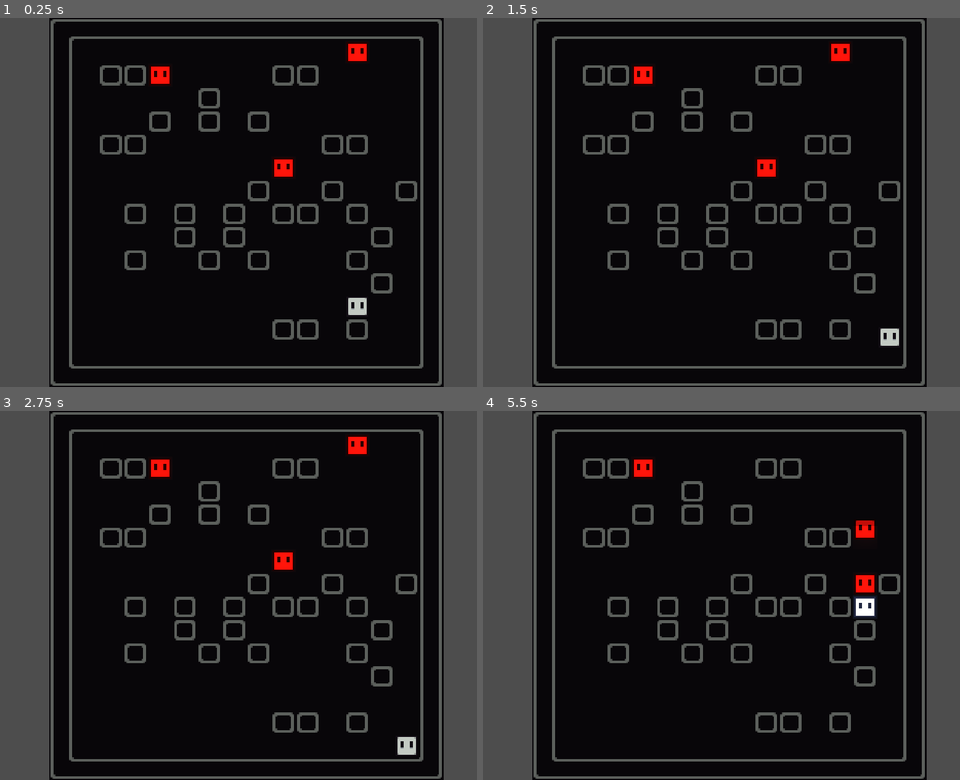
Above: before the commit, frames 1-4 (two rows, left to right).
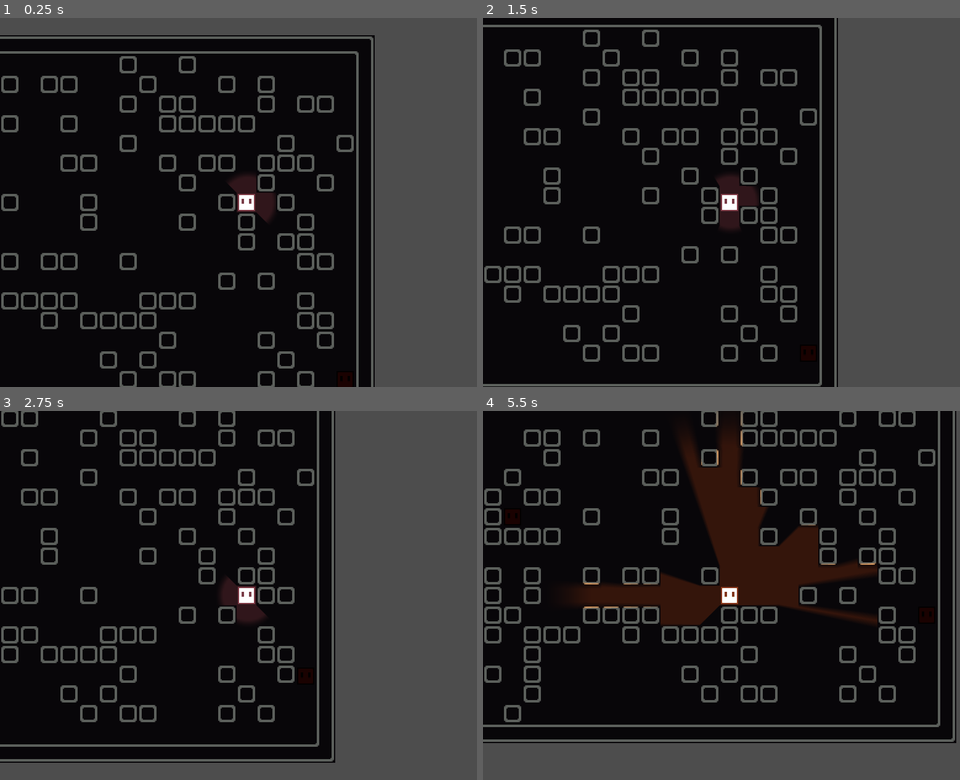
Above: after the commit, the same moments.

Repository: Tyler4Jacobson/JUNE26-GAME-JAM
Game: Godot game, scene res://scenes/game.tscn
The game is run twice, just before and just after one commit, with the same random seed, the same clock (stepped at 60 frames per second) and the same inputs.
Inputs:
- Up to frame 1 (0.25 s): no input
- Up to frame 2 (1.5 s): tap Enter (ui_accept) at 0.5, 1.35 s; hold Right (ui_right) 0.53-1.28 s; hold Enter (ui_accept) 0.53-1.28 s; hold Down (ui_down) from 1.28 s (still down)
- Up to frame 3 (2.75 s): tap Enter (ui_accept) at 1.52, 1.82, 2 s; release Down (ui_down) at 2.03 s; hold Right (ui_right) from 2.03 s (still down); hold Enter (ui_accept) from 2.03 s (still down)
- Up to frame 4 (5.5 s): release Right (ui_right) at 2.78 s; release Enter (ui_accept) at 2.78 s; hold Up (ui_up) 2.78-3.53 s; tap Enter (ui_accept) at 2.85, 3.02, 3.32, 4.35, 4.52, 4.82 s; hold Enter (ui_accept) 3.53-4.28 s; hold Left (ui_left) 3.53-5.03 s; hold Down (ui_down) from 5.03 s (still down); hold Enter (ui_accept) from 5.03 s (still down)

The runs differ from the first frame. In frame 1, 37% of the frame differs, in the area x 0-94%, y 0-100%; in frame 2, 39%; in frame 3, 42%; in frame 4, 42%.

Commit message:
sensing comming into play

Diff:
--- a/scenes/enemy.tscn
+++ b/scenes/enemy.tscn
@@ -30,6 +30,8 @@
 texture = ExtResource("2_4ra3w")
 
 [node name="PointLight2D" type="PointLight2D" parent="Sprite2D" unique_id=2080079418]
+visible = false
+enabled = false
 color = Color(1, 0.35686275, 0.1764706, 1)
 energy = 2.0
 shadow_enabled = true
--- a/scenes/game.tscn
+++ b/scenes/game.tscn
@@ -6,17 +6,15 @@
 [ext_resource type="PackedScene" uid="uid://biumn8qgadcdv" path="res://scenes/enemy.tscn" id="4_lbhrr"]
 [ext_resource type="PackedScene" uid="uid://b3qrmj7ar141u" path="res://scenes/playground.tscn" id="5_iywne"]
 
+[sub_resource type="CanvasItemMaterial" id="CanvasItemMaterial_iywne"]
+blend_mode = 3
+light_mode = 2
+
 [sub_resource type="NavigationPolygon" id="NavigationPolygon_cb5na"]
 vertices = PackedVector2Array(8, 8, -8, 8, -8, -8, 8, -8)
 polygons = Array[PackedInt32Array]([PackedInt32Array(0, 1, 2, 3)])
 outlines = Array[PackedVector2Array]([PackedVector2Array(-8, -8, 8, -8, 8, 8, -8, 8)])
 agent_radius = 0.0
-
-[sub_resource type="OccluderPolygon2D" id="OccluderPolygon2D_lnu2h"]
-polygon = PackedVector2Array(-8, -8, 8, -8, 8, 8, -8, 8)
-
-[sub_resource type="OccluderPolygon2D" id="OccluderPolygon2D_lbhrr"]
-polygon = PackedVector2Array(-8, -8, 8, -8, 8, 8, -8, 8)
 
 [sub_resource type="OccluderPolygon2D" id="OccluderPolygon2D_iywne"]
 polygon = PackedVector2Array(-8, -8, 8, -8, 8, 8, -8, 8)
@@ -38,12 +36,6 @@
 polygons = Array[PackedInt32Array]([PackedInt32Array(0, 1, 2, 3)])
 outlines = Array[PackedVector2Array]([PackedVector2Array(-8, -8, 8, -8, 8, 8, -8, 8)])
 agent_radius = 0.0
-
-[sub_resource type="OccluderPolygon2D" id="OccluderPolygon2D_p57ef"]
-polygon = PackedVector2Array(-8, -8, 8, -8, 8, 8, -8, 8)
-
-[sub_resource type="OccluderPolygon2D" id="OccluderPolygon2D_u5sy4"]
-polygon = PackedVector2Array(-8, -8, 8, -8, 8, 8, -8, 8)
 
 [sub_resource type="OccluderPolygon2D" id="OccluderPolygon2D_gee14"]
 polygon = PackedVector2Array(-8, -8, 8, -8, 8, 8, -8, 8)
@@ -60,13 +52,10 @@
 [sub_resource type="TileSetAtlasSource" id="TileSetAtlasSource_dis88"]
 texture = ExtResource("2_dis88")
 0:0/0 = 0
-0:0/0/occlusion_layer_0/polygon_0/polygon = SubResource("OccluderPolygon2D_lnu2h")
 0:0/0/navigation_layer_0/polygon = SubResource("NavigationPolygon_cb5na")
 1:0/0 = 0
-1:0/0/occlusion_layer_0/polygon_0/polygon = SubResource("OccluderPolygon2D_p57ef")
 1:0/0/navigation_layer_0/polygon = SubResource("NavigationPolygon_cb5na")
 2:0/0 = 0
-2:0/0/occlusion_layer_0/polygon_0/polygon = SubResource("OccluderPolygon2D_u5sy4")
 2:0/0/navigation_layer_0/polygon = SubResource("NavigationPolygon_cb5na")
 4:0/0 = 0
 4:0/0/occlusion_layer_0/polygon_0/polygon = SubResource("OccluderPolygon2D_gee14")
@@ -88,13 +77,10 @@
 16:0/0 = 0
 16:0/0/navigation_layer_0/polygon = SubResource("NavigationPolygon_3w2km")
 0:1/0 = 0
-0:1/0/occlusion_layer_0/polygon_0/polygon = SubResource("OccluderPolygon2D_lbhrr")
 0:1/0/navigation_layer_0/polygon = SubResource("NavigationPolygon_cb5na")
 1:1/0 = 0
-1:1/0/occlusion_layer_0/polygon_0/polygon = SubResource("OccluderPolygon2D_lbhrr")
 1:1/0/navigation_layer_0/polygon = SubResource("NavigationPolygon_cb5na")
 2:1/0 = 0
-2:1/0/occlusion_layer_0/polygon_0/polygon = SubResource("OccluderPolygon2D_lbhrr")
 2:1/0/navigation_layer_0/polygon = SubResource("NavigationPolygon_cb5na")
 4:1/0 = 0
 4:1/0/occlusion_layer_0/polygon_0/polygon = SubResource("OccluderPolygon2D_gee14")
@@ -115,13 +101,10 @@
 15:1/0 = 0
 16:1/0 = 0
 0:2/0 = 0
-0:2/0/occlusion_layer_0/polygon_0/polygon = SubResource("OccluderPolygon2D_lbhrr")
 0:2/0/navigation_layer_0/polygon = SubResource("NavigationPolygon_cb5na")
 1:2/0 = 0
-1:2/0/occlusion_layer_0/polygon_0/polygon = SubResource("OccluderPolygon2D_lbhrr")
 1:2/0/navigation_layer_0/polygon = SubResource("NavigationPolygon_cb5na")
 2:2/0 = 0
-2:2/0/occlusion_layer_0/polygon_0/polygon = SubResource("OccluderPolygon2D_lbhrr")
 2:2/0/navigation_layer_0/polygon = SubResource("NavigationPolygon_cb5na")
 4:2/0 = 0
 4:2/0/occlusion_layer_0/polygon_0/polygon = SubResource("OccluderPolygon2D_gee14")
@@ -242,14 +225,13 @@
 [node name="ground_layer" type="TileMapLayer" parent="." unique_id=1800278472]
 modulate = Color(0.37716255, 0.37716258, 0.37716255, 1)
 texture_filter = 1
+material = SubResource("CanvasItemMaterial_iywne")
 use_parent_material = true
 tile_set = SubResource("TileSet_cb66b")
 
 [node name="playground" parent="." unique_id=1096450927 instance=ExtResource("5_iywne")]
+modulate = Color(0.10822468, 0.10822456, 0.10822468, 1)
 tile_map_data = PackedByteArray()
-
-[node name="Camera2D" type="Camera2D" parent="." unique_id=844864713]
-zoom = Vector2(2.5, 2.35)
 
 [node name="ScanCover" type="TileMapLayer" parent="." unique_id=1043679925]
 z_index = 10
--- a/scenes/killzone.tscn
+++ b/scenes/killzone.tscn
@@ -1,6 +1,6 @@
 [gd_scene format=3 uid="uid://c8hn8cc7iwage"]
 
-[ext_resource type="Script" uid="uid://dflbo2dnlw23e" path="res://scenes/killzone.gd" id="1_xlapc"]
+[ext_resource type="Script" uid="uid://dflbo2dnlw23e" path="res://scripts/killzone.gd" id="1_xlapc"]
 
 [node name="killzone" type="Area2D" unique_id=529712816]
 collision_mask = 3
--- a/scenes/player.tscn
+++ b/scenes/player.tscn
@@ -16,8 +16,9 @@
 size = Vector2(8, 8)
 
 [node name="player" type="CharacterBody2D" unique_id=956896073]
+self_modulate = Color(0.44755095, 0.44755095, 0.44755095, 1)
+top_level = true
 z_index = 5
-collision_mask = 2
 script = ExtResource("1_s027a")
 
 [node name="Sprite2D" type="Sprite2D" parent="." unique_id=897099604]
@@ -25,13 +26,17 @@
 texture = ExtResource("1_4flbx")
 
 [node name="PointLight2D" type="PointLight2D" parent="Sprite2D" unique_id=2080079418]
-enabled = false
-color = Color(0.305369, 0.6514142, 0.77830833, 1)
-energy = 3.0
+scale = Vector2(2, 2)
+color = Color(0.9130417, 0.50188065, 0.36911872, 1)
+energy = 5.0
 shadow_enabled = true
 shadow_color = Color(0, 0, 0, 1)
+shadow_filter = 2
 texture = SubResource("GradientTexture2D_qhqgy")
 texture_scale = 3.0
+
+[node name="Camera2D" type="Camera2D" parent="Sprite2D" unique_id=1827686620]
+zoom = Vector2(2, 2)
 
 [node name="CollisionShape2D" type="CollisionShape2D" parent="." unique_id=1278099715]
 shape = SubResource("RectangleShape2D_onrkg")
--- a/scenes/playground.tscn
+++ b/scenes/playground.tscn
@@ -3,6 +3,10 @@
 [ext_resource type="Texture2D" uid="uid://ql6py4k1qe7r" path="res://assets/tiles_atlas.png" id="1_kddj0"]
 [ext_resource type="PackedScene" uid="uid://ct67ejvdimnl5" path="res://scenes/player.tscn" id="2_q8s1k"]
 [ext_resource type="PackedScene" uid="uid://biumn8qgadcdv" path="res://scenes/enemy.tscn" id="3_mm0a5"]
+
+[sub_resource type="CanvasItemMaterial" id="CanvasItemMaterial_kddj0"]
+blend_mode = 3
+light_mode = 2
 
 [sub_resource type="NavigationPolygon" id="NavigationPolygon_cb5na"]
 vertices = PackedVector2Array(8, 8, -8, 8, -8, -8, 8, -8)
@@ -168,8 +172,9 @@
 sources/2 = SubResource("TileSetScenesCollectionSource_iywne")
 
 [node name="playground" type="TileMapLayer" unique_id=1096450927]
-modulate = Color(0.7953939, 0.79539394, 0.7953939, 1)
+self_modulate = Color(0.13174233, 0.13174233, 0.13174233, 1)
 texture_filter = 1
+material = SubResource("CanvasItemMaterial_kddj0")
 use_parent_material = true
 tile_map_data = PackedByteArray("AAD//wUAAAAAAAQAAAAAAAUAAAABAAQAAAABAAUAAAACAAQAAAADAAUAAAAAAAQAAAAEAAUAAAABAAQAAAAFAA …(224 unchanged characters)…
 tile_set = SubResource("TileSet_cb66b")
--- a/scripts/game.gd
+++ b/scripts/game.gd
@@ -13,8 +13,9 @@
 	#
 	#
 	$ScanCover.hide()
-	var size_x = randi_range(6, 10)
-	var size_y = randi_range(4, 8)
+	var size_x = 20#randi_range(6, 10)
+	var size_y = 10#randi_range(4, 8)
+
 	initialize_grid(size_x, size_y)
 	procedural.randomize_grid(ground_layer, randf_range(0.4, 0.6))
 	procedural.fill_holes(ground_layer)
@@ -82,13 +83,13 @@
 
 	return valid_tiles
 
-# Called every frame. 'delta' is the elapsed time since the previous frame.
-func _process(_delta: float) -> void:
-	pass
-	#if Input.is_action_pressed("ui_accept") and $ScanCover.visible == true:
-		#$PointLight2D.enabled = true
-	#elif Input.is_action_just_released("ui_accept") and $ScanCover.visible == false: #Input.is_action_just_released("ui_up") or Input.is_action_just_released("ui_down") or Input.is_action_just_released("ui_left") or Input.is_action_just_released("ui_right"):
-		#$PointLight2D.enabled = false
+ #Called every frame. 'delta' is the elapsed time since the previous frame.
+#func _process(_delta: float) -> void:
+	#pass
+	##if Input.is_action_pressed("ui_accept") and $ScanCover.visible == true:
+		##$PointLight2D.enabled = true
+	##elif Input.is_action_just_released("ui_accept") and $ScanCover.visible == false: #Input.is_action_just_released("ui_up") or Input.is_action_just_released("ui_down") or Input.is_action_just_released("ui_left") or Input.is_action_just_released("ui_right"):
+		##$PointLight2D.enabled = false
 
 func initialize_grid(size_x: int, size_y: int):
 	for x in range(size_x*-1, size_x):
--- a/scenes/killzone.gd
+++ b/scripts/killzone.gd
@@ -5,7 +5,7 @@
 func _on_body_entered(body: Node2D) -> void:
 	#print(body.name)
 	if (body.name == "player"):
-		print("You died!!!")
+		#print("You died!!!")
 		timer.start()
 
 func _on_timer_timeout():
--- a/scripts/player.gd
+++ b/scripts/player.gd
@@ -3,14 +3,26 @@
 const tile_size: Vector2 = Vector2(16,16)
 var sprite_node_pos_tween: Tween
 var timer = 0.0
+
+var small_light_size = Vector2(0.5, 0.5)
+var small_light_color = Color(0.913, 0.502, 0.369)
+
+var big_light_size = Vector2(3, 3)
+var big_light_color = Color(0.992, 0.447, 0.035)
+
 @onready var point_light_2d: PointLight2D = $Sprite2D/PointLight2D
+
+func _ready() -> void:
+	update_light(false)
+
+	# TODO: set camera bounds
 
 func _physics_process(delta: float) -> void:
 
 	if Input.is_action_pressed("ui_accept"):
-		point_light_2d.enabled = true
+		update_light(true)
 	elif Input.is_action_just_released("ui_accept"): #Input.is_action_just_released("ui_up") or Input.is_action_just_released("ui_down") or Input.is_action_just_released("ui_left") or Input.is_action_just_released("ui_right"):
-		point_light_2d.enabled = false
+		update_light(false)
 
 	var base_interval = 0.1
 	var diag_interval = base_interval * sqrt(2)
@@ -59,3 +71,11 @@
 	sprite_node_pos_tween.set_process_mode(Tween.TWEEN_PROCESS_PHYSICS)
 	sprite_node_pos_tween.tween_property($Sprite2D, "global_position", global_position, 0.185)
 	#sprite_node_pos_tween.tween_property($PointLight2D, "global_position", global_position, 0.185)
+
+func update_light(on: bool) -> void:
+	if (on):
+		point_light_2d.scale = big_light_size
+		point_light_2d.color = big_light_color
+	else:
+		point_light_2d.scale = small_light_size
+		point_light_2d.color = small_light_color
Renamed: scenes/killzone.gd.uid -> scripts/killzone.gd.uid
